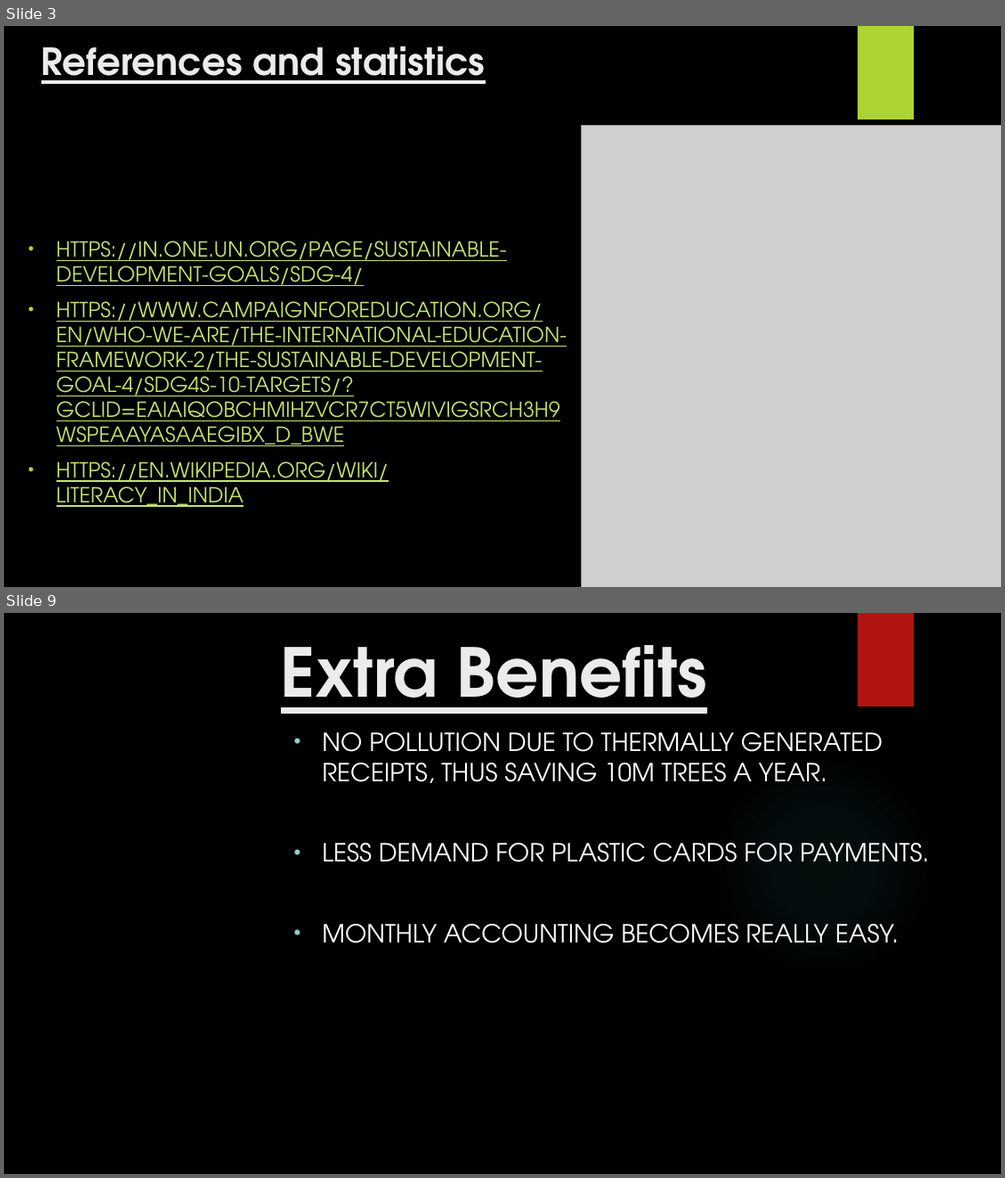
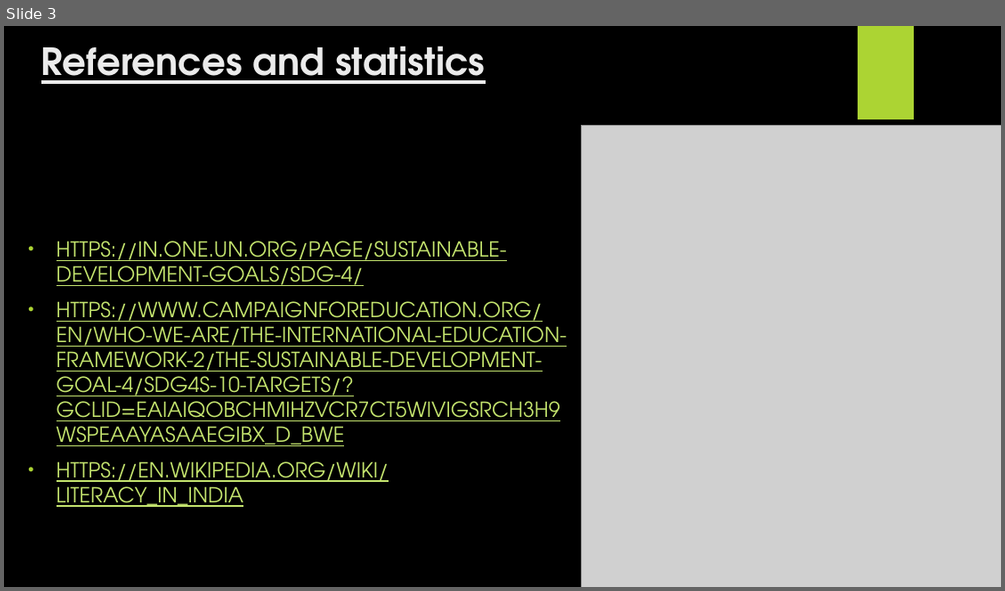
Before and after one commit to Rishabh510/HackVSIT3.0, a slide deck: Quality Education.pptx. Shown one above the other, each under a label of ours: slides 3 and 9 before the commit, slide 3 after it; the slides between them are not shown. The pictures are 1005x1178 and 1005x591 pixels, drawn with LibreOffice and Linux fonts; fonts in the diff are those of the drawing; grey boxes stand for pictures; background and template pictures are left out. Boxes give left, top, right and bottom in pixels: in the first picture for what was removed or moved away, otherwise in the second. Text is boxed around its words. In the diff, an @@ line names an element or a change of style, - is before the commit and + after.

```diff
--- a/Quality Education.pptx
+++ b/Quality Education.pptx
@@ slide 9 removed at (4, 613, 1001, 1174), background picture (left out) @@
@@ rectangle removed at (858, 613, 914, 706) @@
@@ title removed at (281, 645, 707, 714) @@
-Extra Benefits
@@ subtitle removed at (322, 732, 929, 943) @@
-• NO POLLUTION DUE TO THERMALLY GENERATED RECEIPTS, THUS SAVING 10M TREES A YEAR.
-• LESS DEMAND FOR PLASTIC CARDS FOR PAYMENTS.
-• MONTHLY ACCOUNTING BECOMES REALLY EASY.
@@ ellipse removed at (708, 750, 938, 981) @@
```
Also in this commit, not shown: 4 slides changed, 1 slide added, 4 other slides removed.
